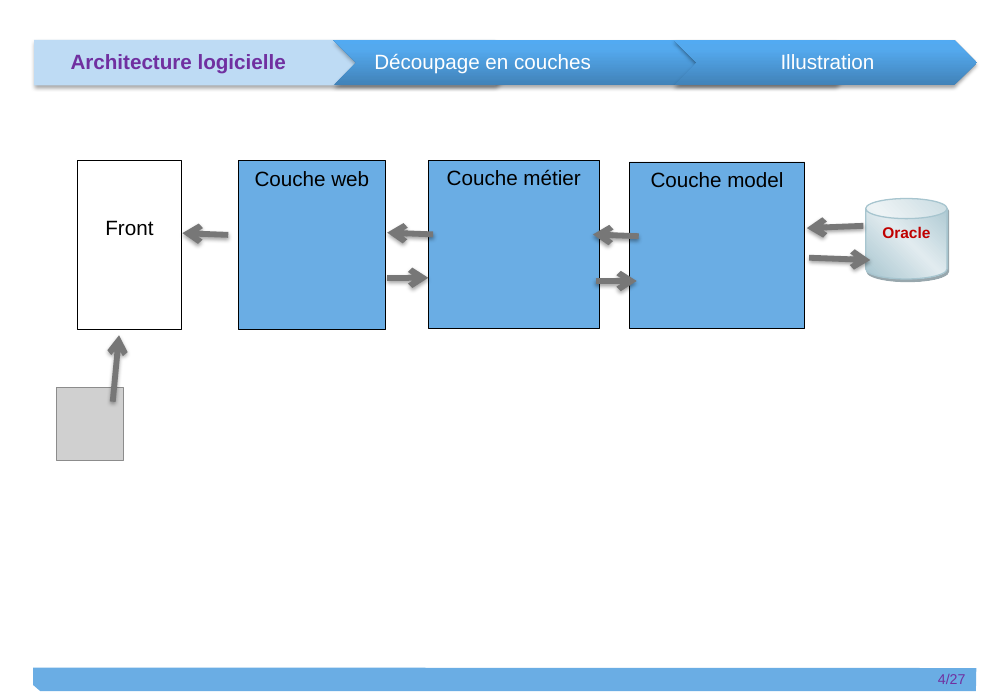
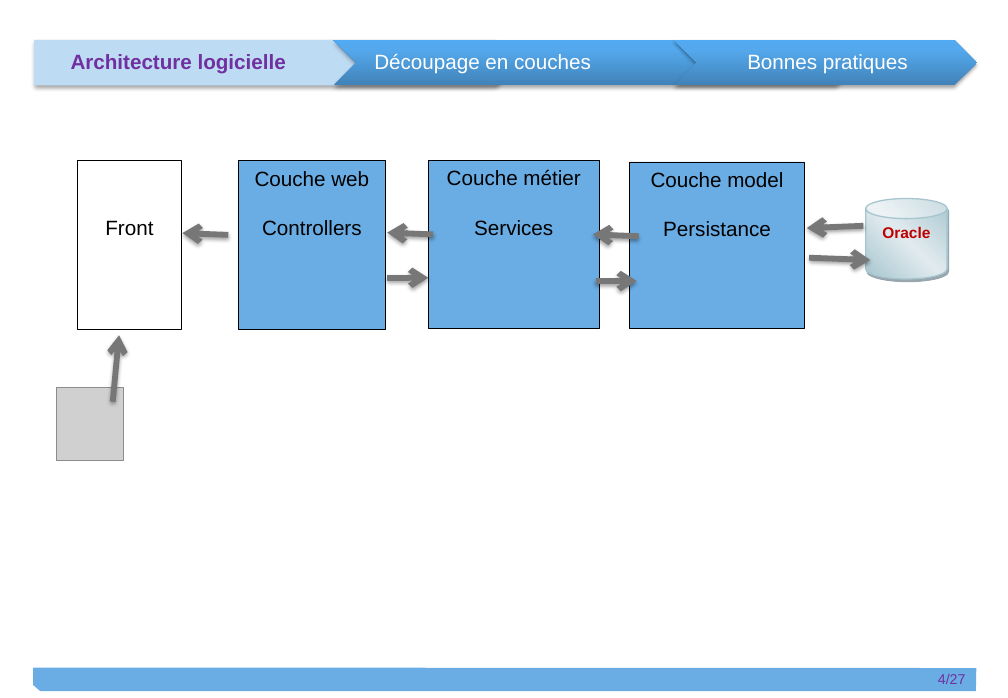
Before and after one commit to git-wylson/kata2, a slide deck: slide 4 of Wylson_Dibinga_Diapo.pptx. Drawn at 1008x698 pixels with LibreOffice and Linux fonts; fonts in the diff are those of the drawing; grey boxes stand for pictures. Boxes give left, top, right and bottom in pixels: in the first picture for what was removed or moved away, otherwise in the second. Text is boxed around its words. In the diff, an @@ line names an element or a change of style, - is before the commit and + after.

```diff
--- a/Wylson_Dibinga_Diapo.pptx
+++ b/Wylson_Dibinga_Diapo.pptx
@@ text at box(747, 54, 908, 74): text changed @@
-Illustration
+Bonnes pratiques
@@ text in rectangle at box(262, 220, 362, 236): paragraph added @@
+Controllers
@@ text in rectangle at box(474, 220, 553, 236): paragraph added @@
+Services
@@ text in rectangle at box(663, 221, 771, 237): paragraph added @@
+Persistance
```
Also in this commit, not shown: 4 other slides changed, 2 slides added, 1 slide removed, 10 other files.
